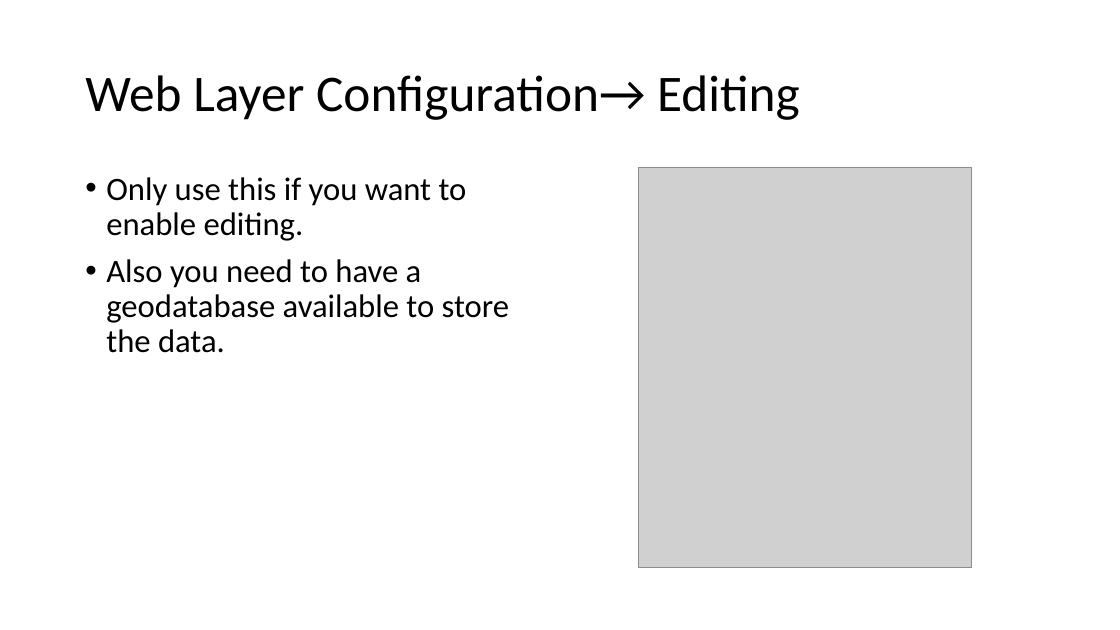
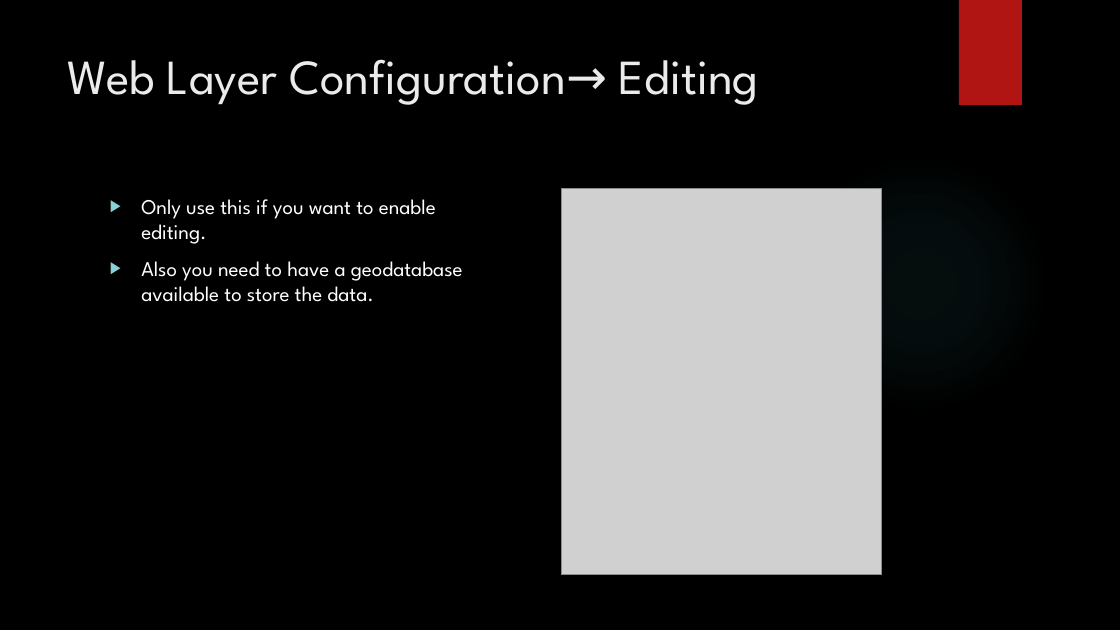
Before and after one commit to MGIS-UMN/GIS5577_week11, a slide deck: slide 21 of Creating_geospatial_services_ArcPro.pptx. Drawn at 1120x630 pixels with LibreOffice and Linux fonts; fonts in the diff are those of the drawing; grey boxes stand for pictures; background and template pictures are left out. Boxes give left, top, right and bottom in pixels: in the first picture for what was removed or moved away, otherwise in the second. Text is boxed around its words. In the diff, an @@ line names an element or a change of style, - is before the commit and + after.

Commit message:
added theme to ArcPro ppt

```diff
--- a/Creating_geospatial_services_ArcPro.pptx
+++ b/Creating_geospatial_services_ArcPro.pptx
@@ background #FFFFFF to picture (left out) @@
@@ rectangle added at [959,0,1022,105], fill #B01513 @@
@@ title "Web Layer Configuration→ Editing": place and size @@
-title "Web Layer Configuration→ Editing" at [85,75,800,120]
+title "Web Layer Configuration→ Editing" at [68,59,759,105]
@@ title "Web Layer Configuration→ Editing" at [68,59,759,105]: size 44 to 42 pt, font Calibri to League Spartan, text colour #000000 to #EBEBEB; line spacing 0.9 to 1; vertical alignment middle to top @@
@@ ellipse added at [791,154,1049,413], fill gradient #50B9C1 @@
@@ text "Only use this if you ...": place and size @@
-text "Only use this if you ..." at [106,177,509,353]
+text "Only use this if you ..." at [141,199,463,302]
@@ text "Only use this if you ..." at [141,199,463,302]: size 28 to 18 pt, font Calibri to League Spartan, text colour #000000 to #FFFFFF; bullet • to ▶; line spacing 0.9 to 1 @@
@@ picture: place and size @@
-picture at [639,168,971,568]
+picture at [561,189,882,575]
```
Also in this commit, not shown: 25 other slides changed, 1 slide added, 1 slide removed.
